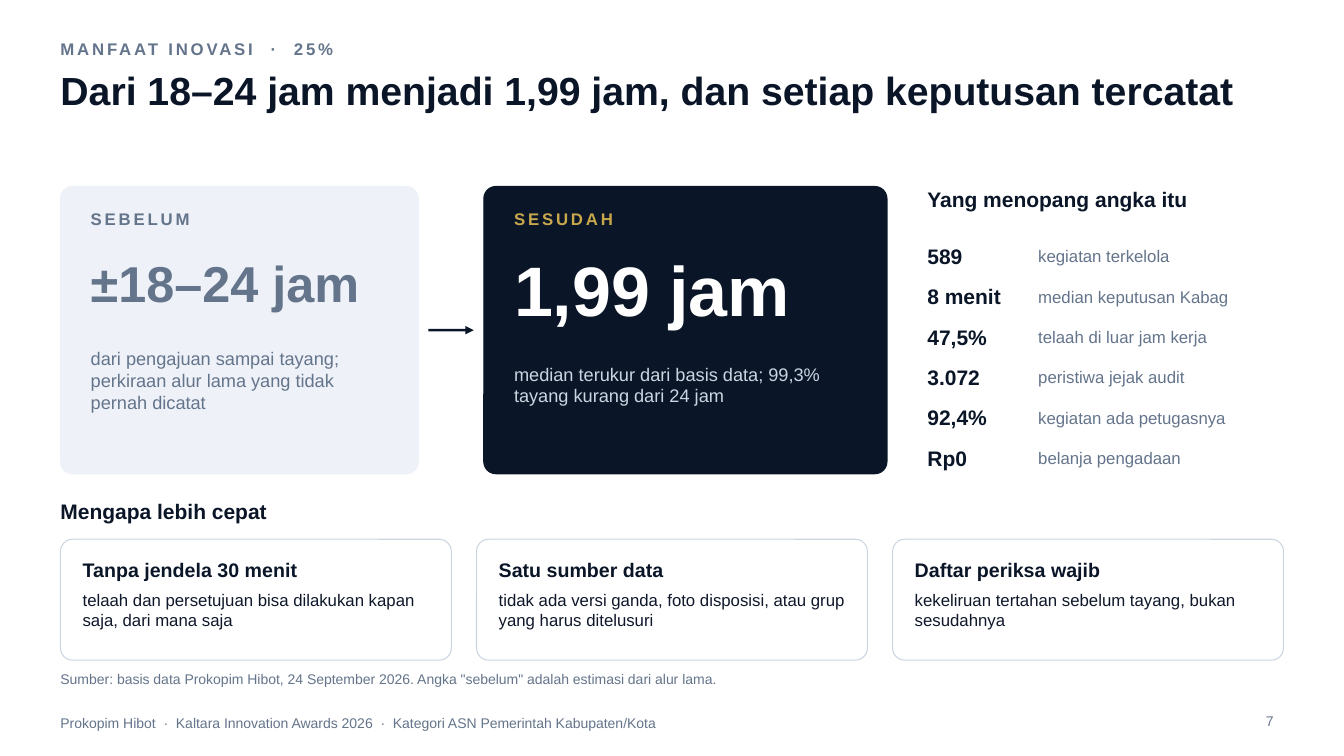
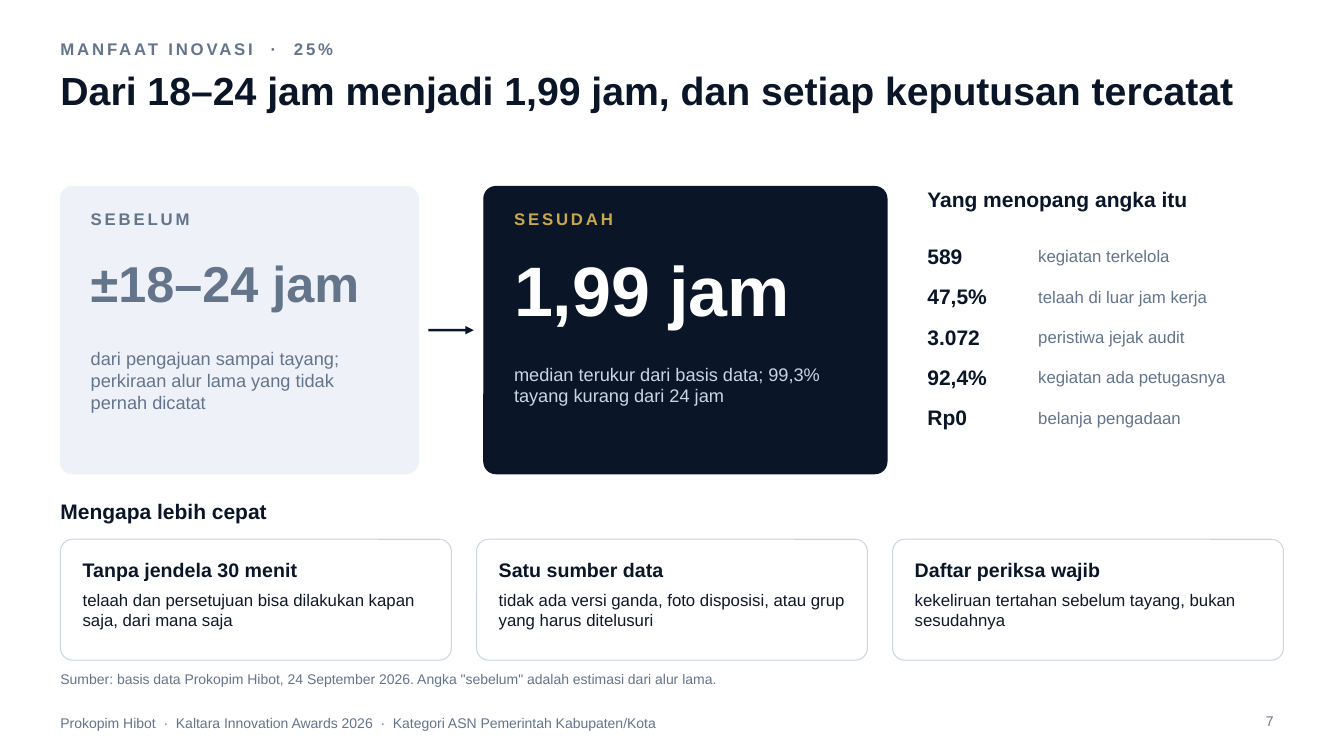
Before and after one commit to ega394/joyful-visuals, a slide deck: slide 7 of docs/lomba/kaltara/Paparan-Prokopim-Hibot-Kaltara-2026.pptx. Drawn at 1344x756 pixels with LibreOffice and Linux fonts; fonts in the diff are those of the drawing; background and template pictures are left out. Boxes give left, top, right and bottom in pixels: in the first picture for what was removed or moved away, otherwise in the second. Text is boxed around its words. In the diff, an @@ line names an element or a change of style, - is before the commit and + after.

```diff
--- a/docs/lomba/kaltara/Paparan-Prokopim-Hibot-Kaltara-2026.pptx
+++ b/docs/lomba/kaltara/Paparan-Prokopim-Hibot-Kaltara-2026.pptx
@@ text removed at <box>927,288,1001,305</box> @@
-8 menit
@@ text removed at <box>1038,291,1228,307</box> @@
-median keputusan Kabag
@@ 8 texts: place and size @@
-8 texts at <box>927,330,1226,470</box>
+8 texts at <box>927,289,1226,430</box>
```
Also in this commit, not shown: 2 other slides changed, 15 other files.
